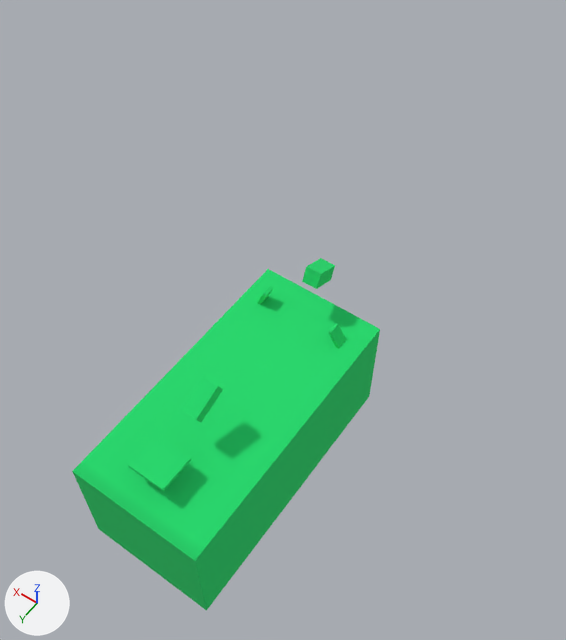
What one commit did to the glTF model models/creatures/manatee/model.gltf.
One viewpoint serves both versions: a camera (50 mm lens) standing at (-1.82, 2.67, 4.74) and looking at (0.17, -0.13, 0.35). Arrows for +X, +Y and +Z are at lower left; the lights stay in place. The picture after the commit comes second. Vertices at exactly the same position are counted once.

In view in the first picture: 'manatee'.
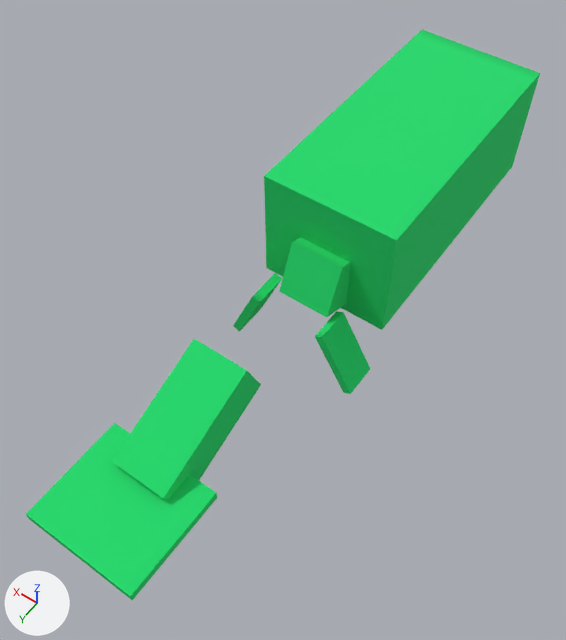
Pixel boxes [x1, y1, x2, y2] of what changed, in the pictures (566 x 640 px; the box of a moved part takes in the faces that stretch with it):
'manatee', reshaped (67% wider, 61% taller): before [72, 258, 380, 611]; after [26, 30, 540, 600]
part 1 of me_manatee, moved or reshaped: before [257, 286, 273, 305]; after [233, 273, 282, 332]
part 2 of me_manatee, moved or reshaped: before [182, 377, 223, 423]; after [112, 339, 261, 500]
part 3 of me_manatee, moved or reshaped: before [128, 435, 191, 491]; after [26, 423, 217, 600]
part 4 of me_manatee, moved or reshaped: before [302, 258, 335, 289]; after [279, 237, 351, 317]
part 5 of me_manatee, moved or reshaped: before [328, 323, 346, 349]; after [315, 311, 370, 394]
part 6 of me_manatee, moved or reshaped: before [72, 269, 380, 611]; after [264, 30, 540, 330]

What the commit changed:
me_manatee is used by ob_manatee; location (0.0, 0.0, 0.0).
me_manatee had 48 vertices, 72 faces and spanned x -0.44..0.53, y -0.48..1.6, z -0.5..0.8.
me_manatee now has 48 vertices, 72 faces and spans x -0.47..0.57, y -2.54..1.99, z 0.03..1.27.
me_manatee part 1: the loose piece of 8 vertices spanning x 0.32..0.42, y -0.22..-0.13, z 0.32..0.51 is scaled about its middle by 2.74, then moved by (0.07, 0.0, -0.12).
me_manatee part 2: the loose piece of 8 vertices spanning x -0.01..0.1, y 0.76..1.01, z 0.63..0.8 is scaled about its middle by 3.63, then moved by (0.01, 0.13, -0.08).
me_manatee part 3: the loose piece of 8 vertices spanning x -0.08..0.2, y 1.17..1.42, z 0.52..0.54 is scaled about its middle by 2.92, then moved by (-0.01, 0.33, 0.0).
me_manatee part 4: the loose piece of 8 vertices spanning x -0.02..0.1, y -0.48..-0.25, z 0.62..0.8 is scaled about its middle by 3.38, then moved by (0.0, -0.2, -0.1).
me_manatee part 5: the loose piece of 8 vertices spanning x -0.32..-0.2, y -0.22..-0.13, z 0.33..0.5 is scaled about its middle by 2.82, then moved by (-0.05, 0.0, -0.13).
Part 6, on me_manatee:
Vertex 40 of me_manatee moves from (0.53, -0.44, -0.5) to (-0.45, -0.44, 1.27) at pixel (396, 240).
Vertex 41 of me_manatee moves from (-0.44, -0.44, -0.5) at pixel (369, 396) to (0.55, -0.44, 1.27) at pixel (264, 175).
Vertex 42 of me_manatee moves from (-0.44, -0.44, 0.37) at pixel (380, 329) to (0.55, -0.44, 0.37) at pixel (266, 267).
Vertex 43 of me_manatee moves from (0.53, -0.44, 0.37) at pixel (268, 268) to (-0.45, -0.44, 0.37) at pixel (381, 330).
Vertex 44 of me_manatee moves from (0.53, 1.6, -0.5) at pixel (98, 529) to (-0.45, -2.54, 1.27) at pixel (540, 73).
Vertex 45 of me_manatee moves from (0.53, 1.6, 0.37) at pixel (72, 471) to (-0.45, -2.54, 0.37) at pixel (512, 166).
Vertex 46 of me_manatee moves from (-0.44, 1.6, -0.5) at pixel (206, 610) to (0.55, -2.54, 1.27) at pixel (421, 29).
Vertex 47 of me_manatee moves from (-0.44, 1.6, 0.37) at pixel (194, 560) to (0.55, -2.54, 0.37).
